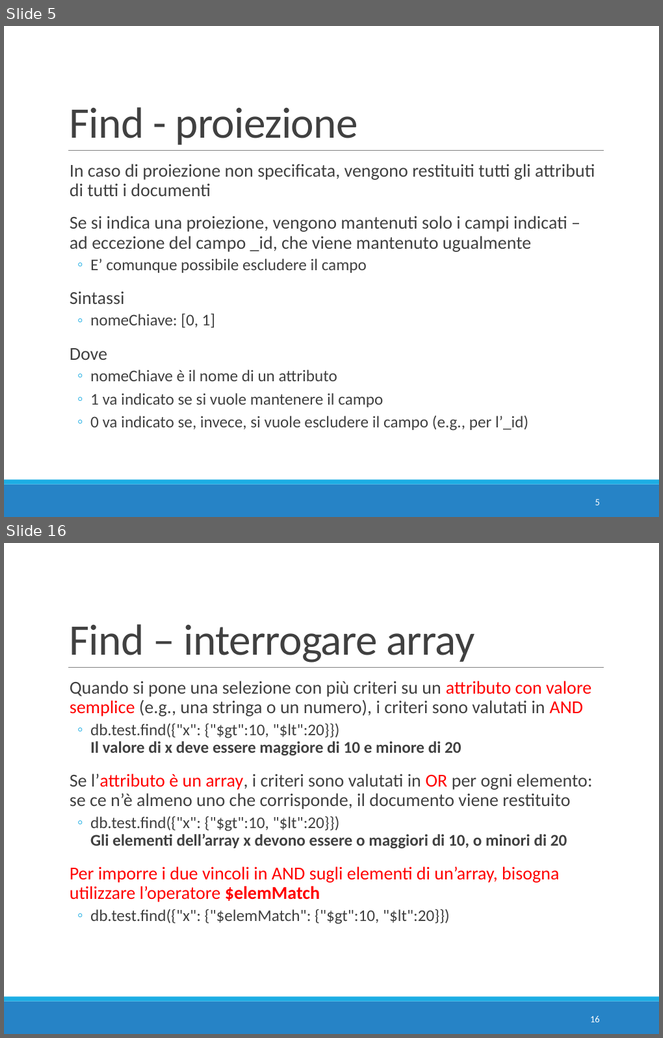
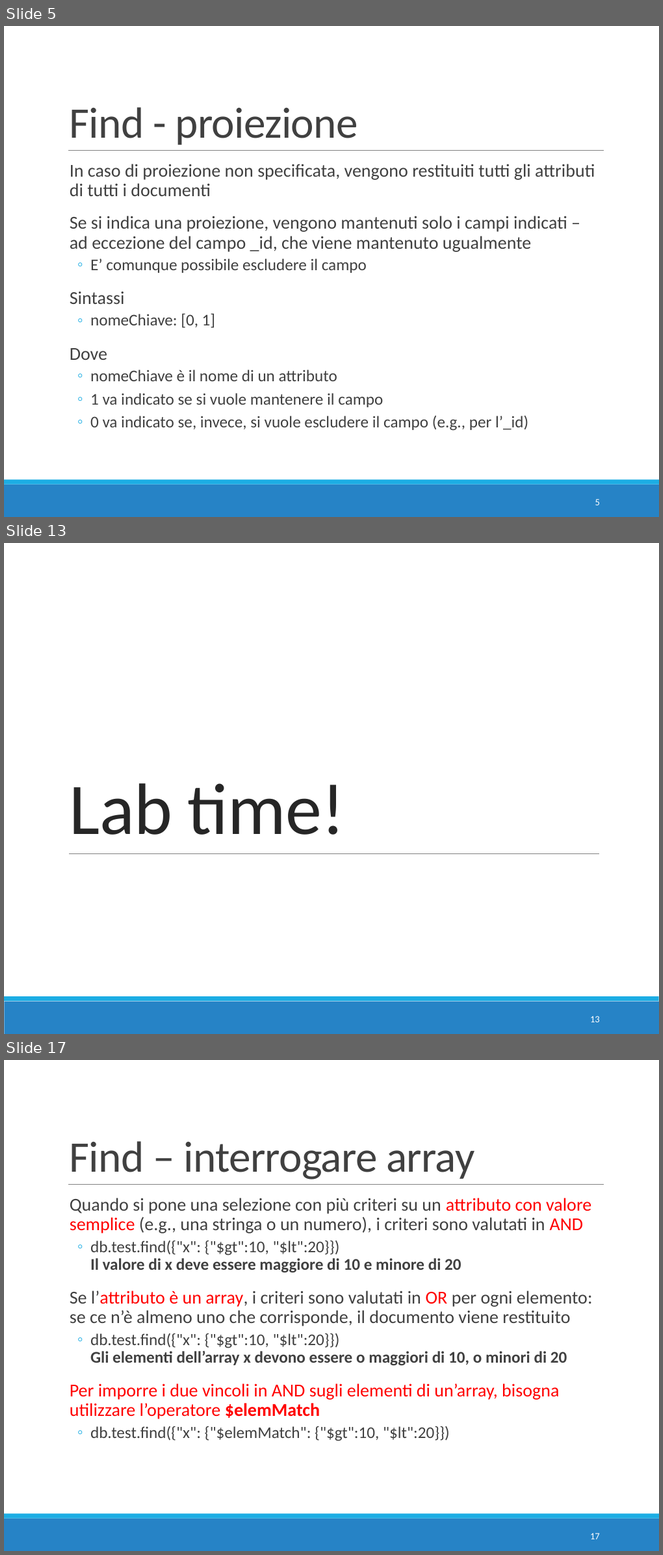
Before and after one commit to w4bo/teaching-nosql, a slide deck: slides/06 - E6 - MongoDB Find.pptx. Shown one above the other, each under a label of ours: slides 5 and 16 before the commit, slides 5, 13 and 17 after it; the slides between them are not shown. The pictures are 663x1038 and 663x1555 pixels, drawn with LibreOffice and Linux fonts; fonts in the diff are those of the drawing. Boxes give left, top, right and bottom in pixels: in the first picture for what was removed or moved away, otherwise in the second. Text is boxed around its words. In the diff, an @@ line names an element or a change of style, - is before the commit and + after.

```diff
--- a/slides/06 - E6 - MongoDB Find.pptx
+++ b/slides/06 - E6 - MongoDB Find.pptx
@@ slide 13 added at (4, 543, 659, 1034), background #FFFFFF; not listed: 2 template elements that a slide beside it also shows @@
@@ title added at (70, 783, 345, 835), 80 pt, text #262626 @@
+Lab time!
@@ line added from (69, 854) to (599, 854), #808080 0.5 pt @@
@@ page number added at (590, 1016, 600, 1023), 10.5 pt, text #FFFFFF @@
+13
@@ what was slide 16 is now slide 17 @@
@@ page number at (590, 1533, 600, 1540): text changed @@
-16
+17
```
Also in this commit, not shown: 19 slides changed.
